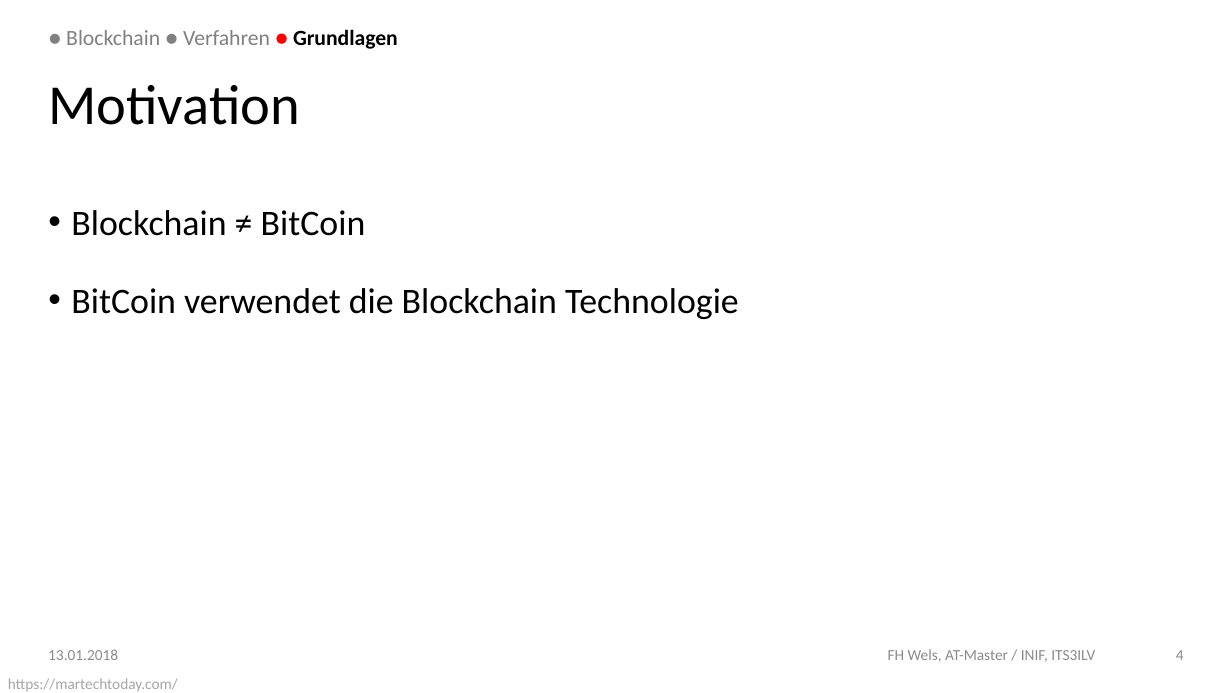
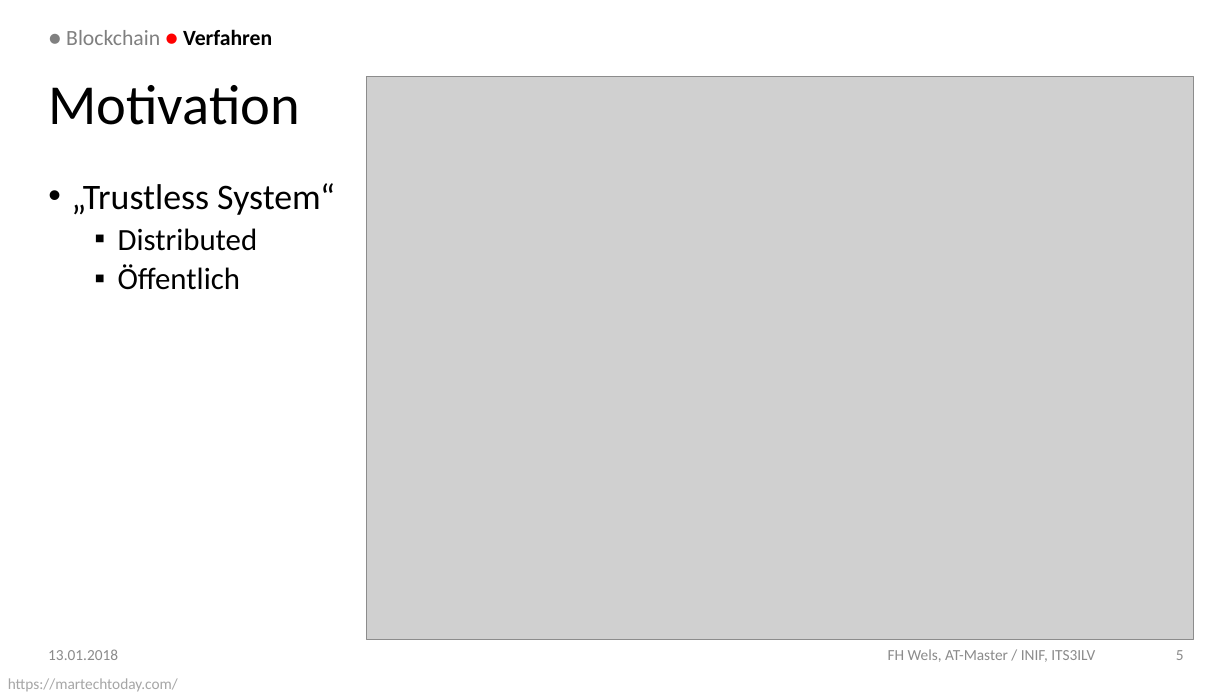
Before and after one commit to DoSchoe/ITS, a slide deck: slide 5 of Präsentation/Blockchain – Technologie.pptx (slide 4 before the commit). Drawn at 1232x693 pixels with LibreOffice and Linux fonts; fonts in the diff are those of the drawing; grey boxes stand for pictures; background and template pictures are left out. Boxes give left, top, right and bottom in pixels: in the first picture for what was removed or moved away, otherwise in the second. Text is boxed around its words. In the diff, an @@ line names an element or a change of style, - is before the commit and + after.

```diff
--- a/Präsentation/Blockchain – Technologie.pptx
+++ b/Präsentation/Blockchain – Technologie.pptx
@@ text at [66,29,272,45]: text changed @@
-● Blockchain ● Verfahren ● Grundlagen
+● Blockchain ● Verfahren
@@ picture added at [367,76,1194,639] @@
@@ text at [71,183,335,290]: text changed; size 26.5 to 22.7 pt @@
-• Blockchain ≠ BitCoin
-• BitCoin verwendet die Blockchain Technologie
+• „Trustless System“
+  ▪ Distributed
+  ▪ Öffentlich
@@ page number at [1176,650,1184,660]: text changed @@
-4
+5
```
Also in this commit, not shown: 5 other slides changed, 4 slides added, 2 other files.
